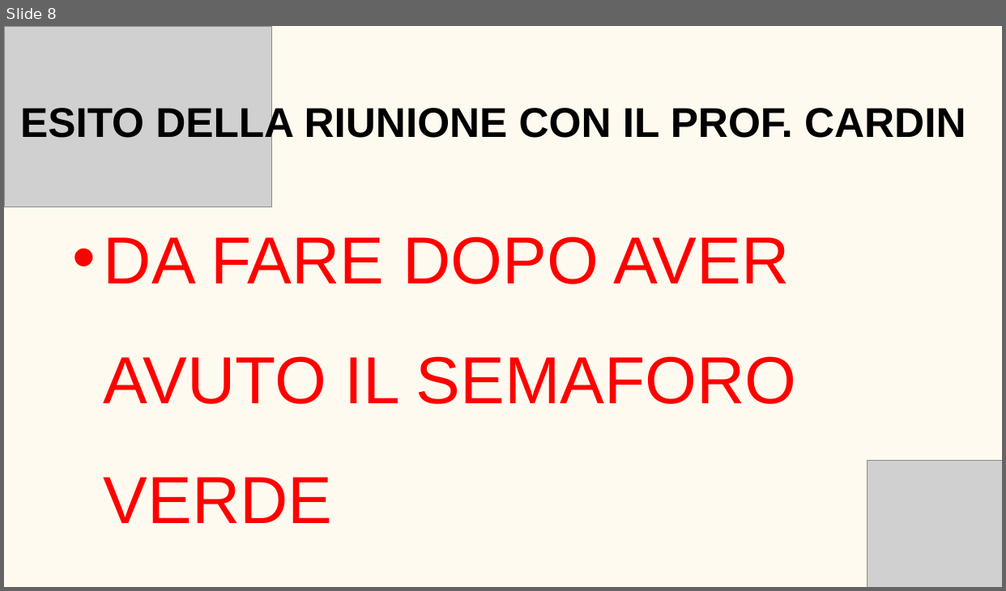
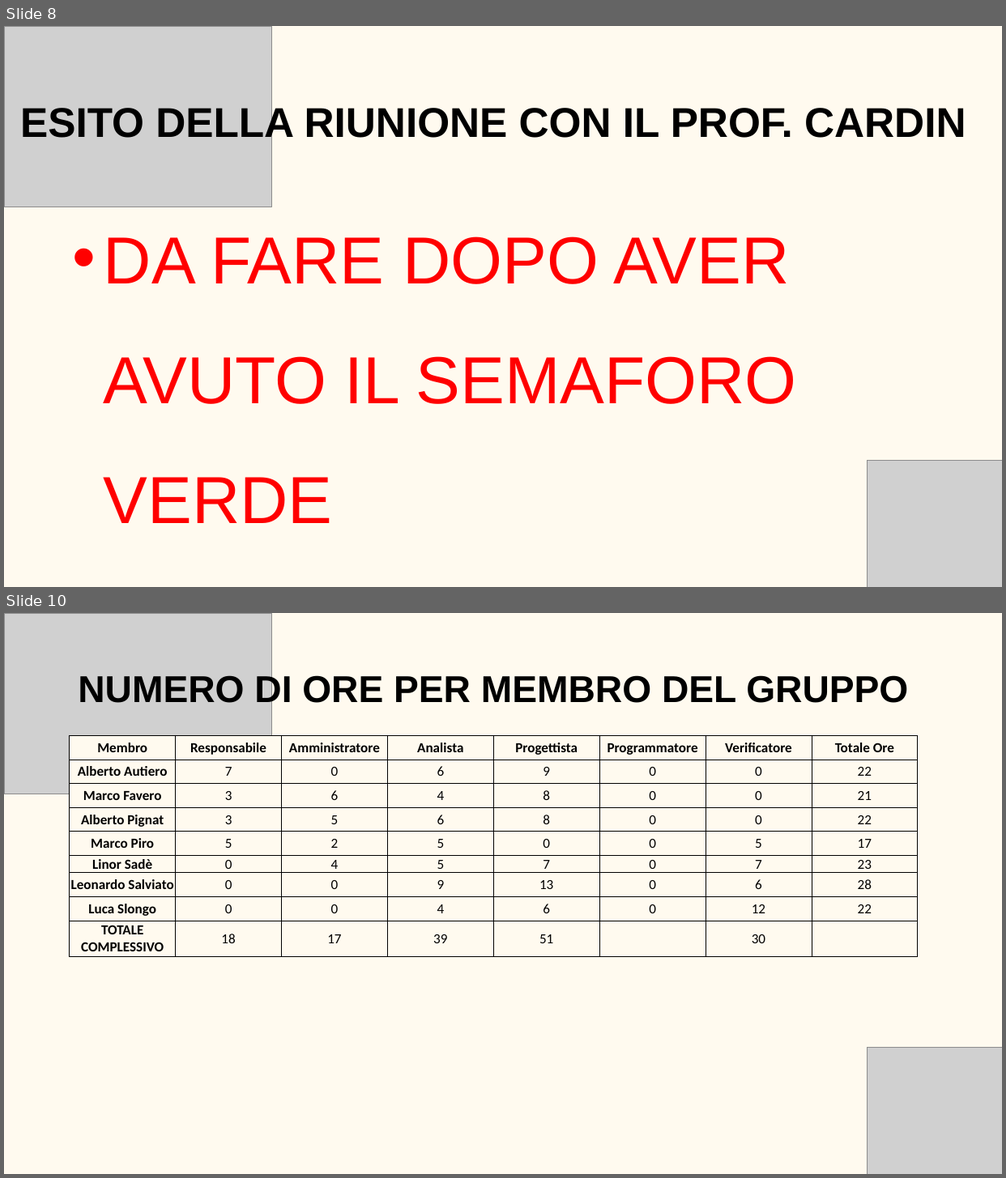
Before and after one commit to BugBustersUnipd/DocumentazioneSWE, a slide deck: RTB/PRESENTAZIONE RTB/Presentazione RTB.pptx. Shown one above the other, each under a label of ours: slide 8 before the commit, slides 8 and 10 after it; the slides between them are not shown. The pictures are 1006x591 and 1006x1178 pixels, drawn with LibreOffice and Linux fonts; fonts in the diff are those of the drawing; grey boxes stand for pictures. Boxes give left, top, right and bottom in pixels: in the first picture for what was removed or moved away, otherwise in the second. Text is boxed around its words. In the diff, an @@ line names an element or a change of style, - is before the commit and + after.

```diff
--- a/RTB/PRESENTAZIONE RTB/Presentazione RTB.pptx
+++ b/RTB/PRESENTAZIONE RTB/Presentazione RTB.pptx
@@ slide 10 added at [4, 613, 1002, 1174], background #FFFAEF @@
@@ picture added at [4, 613, 272, 794] @@
@@ text added at [78, 673, 908, 710], 54 pt, text #000000, bold @@
+NUMERO DI ORE PER MEMBRO DEL GRUPPO
@@ table added at [70, 735, 915, 956], 9 rows, 8 columns @@
+Membro | Responsabile | Amministratore | Analista | Progettista | Programmatore | Verificatore | Totale Ore
+Alberto Autiero | 7 | 0 | 6 | 9 | 0 | 0 | 22
+Marco Favero | 3 | 6 | 4 | 8 | 0 | 0 | 21
+Alberto Pignat | 3 | 5 | 6 | 8 | 0 | 0 | 22
+Marco Piro | 5 | 2 | 5 | 0 | 0 | 5 | 17
+Linor Sadè | 0 | 4 | 5 | 7 | 0 | 7 | 23
+Leonardo Salviato | 0 | 0 | 9 | 13 | 0 | 6 | 28
+Luca Slongo | 0 | 0 | 4 | 6 | 0 | 12 | 22
+TOTALE COMPLESSIVO | 18 | 17 | 39 | 51 |  | 30 | 
@@ picture added at [867, 1048, 1002, 1174] @@
```
Also in this commit, not shown: 1 slide changed, 1 other file.
